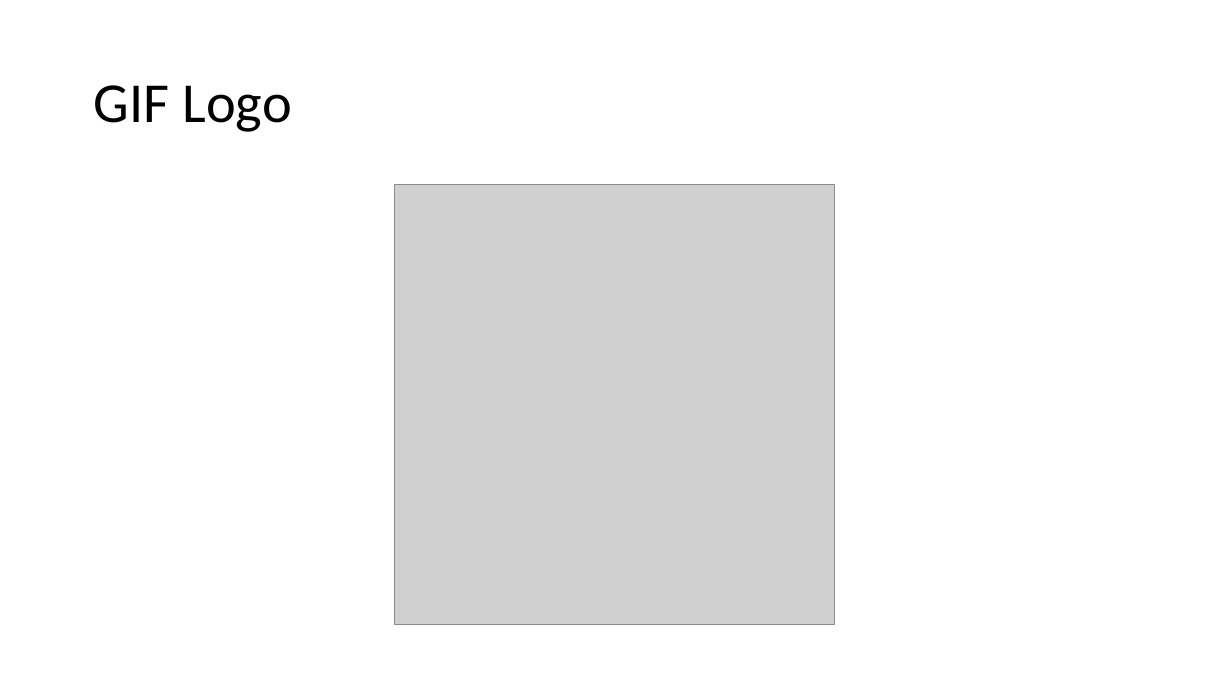
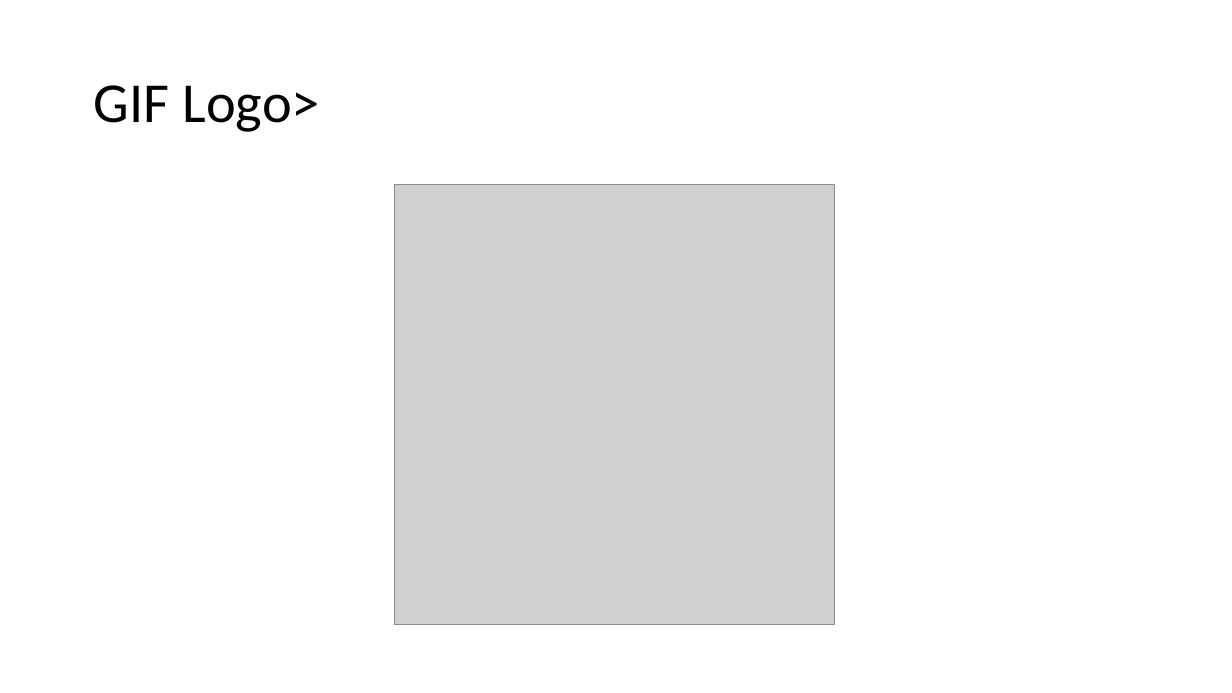
Before and after one commit to isabella232/powerpoint, a slide deck: slide 10 of samples/pptx/sample.pptx. Drawn at 1232x693 pixels with LibreOffice and Linux fonts; fonts in the diff are those of the drawing; grey boxes stand for pictures. Boxes give left, top, right and bottom in pixels: in the first picture for what was removed or moved away, otherwise in the second. Text is boxed around its words. In the diff, an @@ line names an element or a change of style, - is before the commit and + after.

```diff
--- a/samples/pptx/sample.pptx
+++ b/samples/pptx/sample.pptx
@@ title at box(94, 85, 320, 132): text changed @@
-GIF Logo
+GIF Logo>
```
Also in this commit, not shown: 12 other slides changed, 7 other files.
